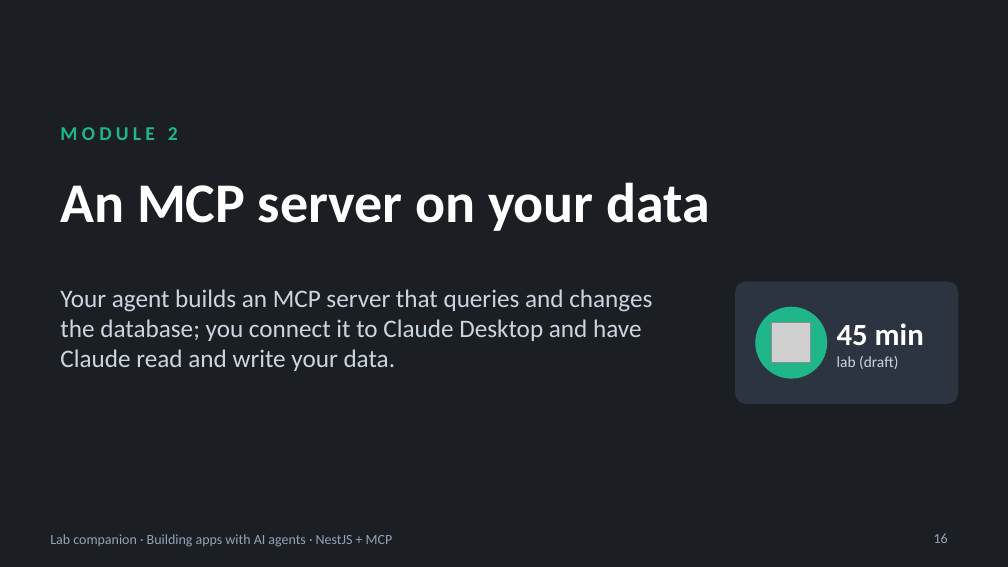
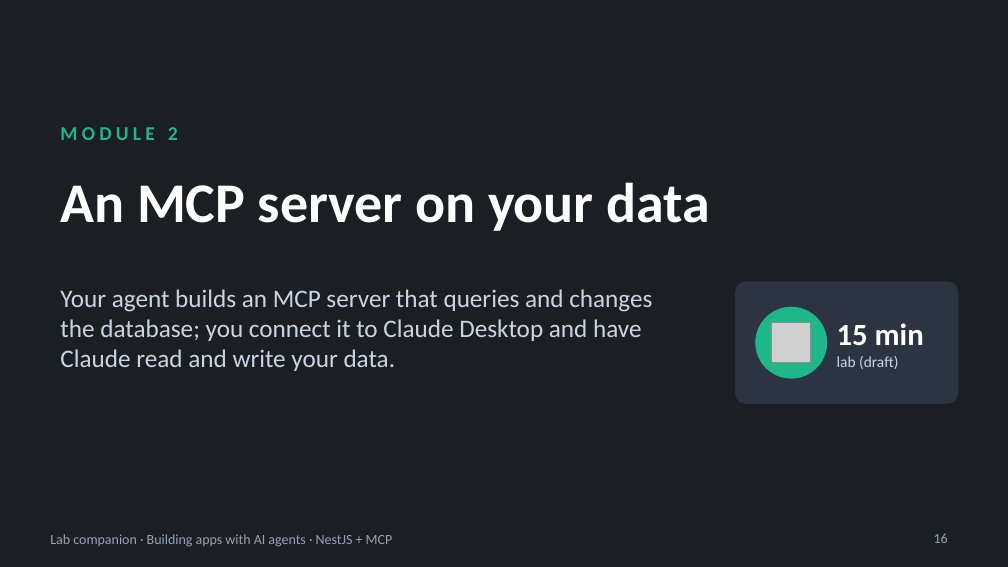
Before and after one commit to blazaga/ai-training-modules, a slide deck: slide 16 of docs/ai-agent-training/slides/lab-companion.pptx. Drawn at 1008x567 pixels with LibreOffice and Linux fonts; fonts in the diff are those of the drawing; grey boxes stand for pictures. Boxes give left, top, right and bottom in pixels: in the first picture for what was removed or moved away, otherwise in the second. Text is boxed around its words. In the diff, an @@ line names an element or a change of style, - is before the commit and + after.

```diff
--- a/docs/ai-agent-training/slides/lab-companion.pptx
+++ b/docs/ai-agent-training/slides/lab-companion.pptx
@@ text at (x1=837, y1=323, x2=924, y2=345): text changed @@
-45 min
+15 min
```
Also in this commit, not shown: 2 other slides changed, 5 other files.
